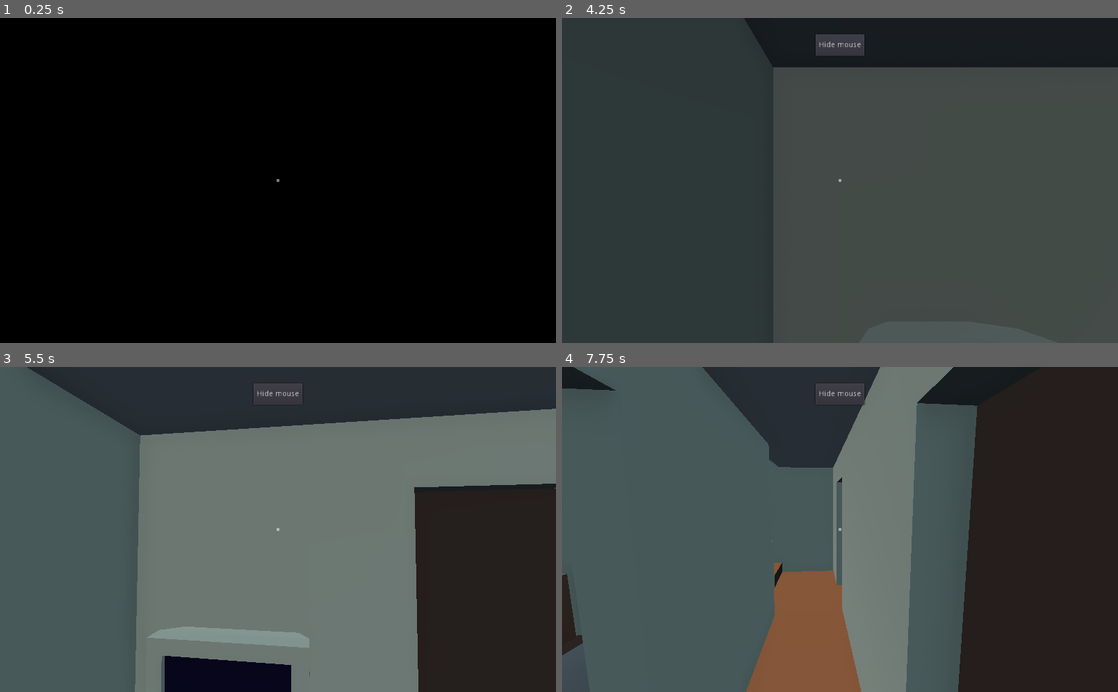
Above: before the commit, frames 1-4 (two rows, left to right).
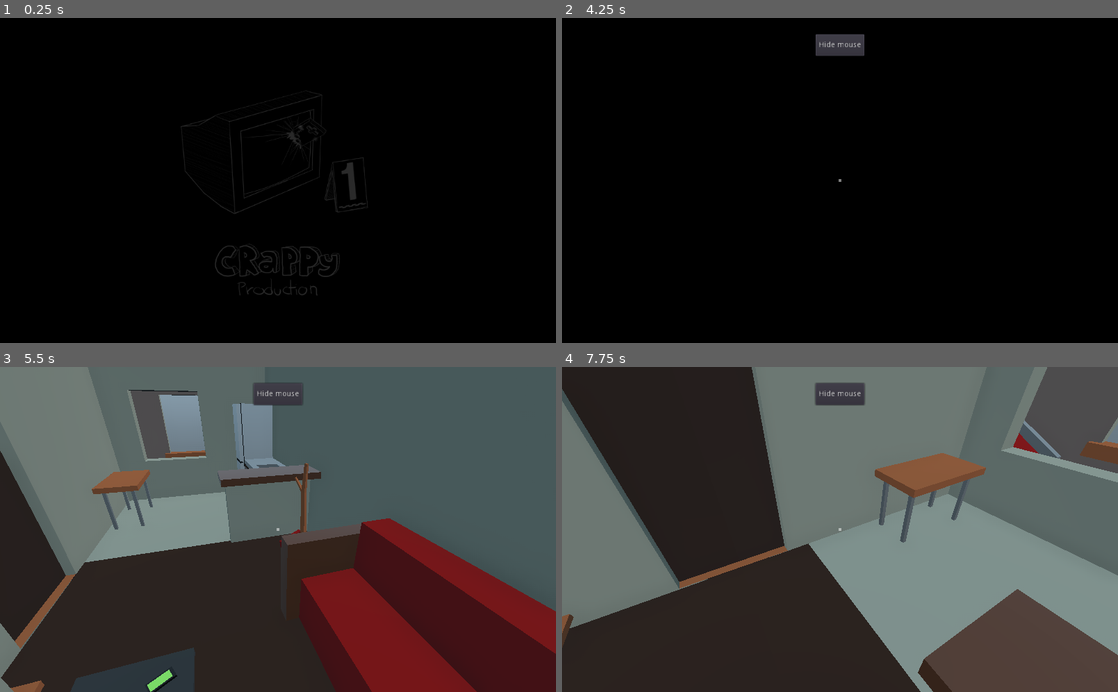
Above: after the commit, the same moments.

Repository: Eptwalabha/ld47
Game: Godot game, scene res://scenes/splash/SplashScreen.tscn
The game is run twice, just before and just after one commit, with the same random seed, the same clock (stepped at 60 frames per second) and the same inputs. Before the commit the project starts from res://scenes/Game.tscn. Sound files missing from this copy of the repository are replaced by a short silence.
Inputs (mouse positions are in pixels of both pictures, inside the frame that each line leads up to):
- Up to frame 1 (0.25 s): no input
- Up to frame 2 (4.25 s): tap Enter (ui_accept) at 0.5, 0.77, 0.8, 1.07, 1.25, 1.35, 1.52, 1.82, 2, 2.3, 2.75, 3.02, 3.32, 3.5, 3.6, 3.77, 4.07 s; move the mouse to (867, 180) at 0.52 s; hold W (move_forward) from 0.53 s (still down); tap E (context_action) at 0.6, 1.55, 2.1, 2.85 s; move the mouse to (812, 180) at 1.27 s; move the mouse to (851, 174) at 2.02 s; move the mouse to (834, 187) at 2.77 s; move the mouse to (878, 183) at 3.52 s; tap Escape (ui_cancel) at 4.15 s
- Up to frame 3 (5.5 s): move the mouse to (111, 480) at 4.27 s; release W (move_forward) at 4.28 s; hold Left (move_left) 4.28-5.03 s; tap E (context_action) at 4.35, 5.1 s; tap Enter (ui_accept) at 4.52, 4.82, 5.3 s; move the mouse to (305, 529) at 5.02 s; hold Down (move_backward) from 5.03 s (still down)
- Up to frame 4 (7.75 s): move the mouse to (756, 448) at 5.77 s; release Down (move_backward) at 5.78 s; hold Right (move_right) 5.78-6.53 s; tap Enter (ui_accept) at 5.85, 6.02, 6.32, 6.77, 6.8, 7.07, 7.52 s; tap E (context_action) at 6.05, 6.6, 7.35 s; move the mouse to (962, 513) at 6.52 s; hold W (move_forward) 6.53-7.28 s; move the mouse to (728, 545) at 7.27 s; hold Right (move_right) from 7.28 s (still down)

The runs differ from the first frame. In frame 1, 0.9% of the frame differs, in the area x 32-67%, y 22-86%; in frame 2, 99%, in the area x 0-100%, y 0-100%; in frame 3, 92%; in frame 4, 88%.

Commit message:
add controller support

Diff:
--- a/autoload.gd
+++ b/autoload.gd
@@ -1,3 +1,4 @@
 extends Node
 
 var first_time : bool = true
+var using_controller : bool = false
--- a/project.godot
+++ b/project.godot
@@ -189,7 +189,7 @@
 [application]
 
 config/name="ld47"
-run/main_scene="res://scenes/Game.tscn"
+run/main_scene="res://scenes/splash/SplashScreen.tscn"
 boot_splash/image="res://assets/splash-screen/godot-logo-white.png"
 boot_splash/fullsize=false
 boot_splash/bg_color=Color( 0, 0, 0, 1 )
@@ -262,6 +262,7 @@
 , Object(InputEventKey,"resource_local_to_scene":false,"resource_name":"","device":0,"alt":false,"shift":false,"control":false,"meta":false,"command":false,"pressed":false,"scancode":90,"unicode":0,"echo":false,"script":null)
 , Object(InputEventKey,"resource_local_to_scene":false,"resource_name":"","device":0,"alt":false,"shift":false,"control":false,"meta":false,"command":false,"pressed":false,"scancode":16777232,"unicode":0,"echo":false,"script":null)
 , Object(InputEventKey,"resource_local_to_scene":false,"resource_name":"","device":0,"alt":false,"shift":false,"control":false,"meta":false,"command":false,"pressed":false,"scancode":233,"unicode":0,"echo":false,"script":null)
+, Object(InputEventJoypadMotion,"resource_local_to_scene":false,"resource_name":"","device":0,"axis":1,"axis_value":-1.0,"script":null)
  ]
 }
 move_backward={
@@ -269,6 +270,7 @@
 "events": [ Object(InputEventKey,"resource_local_to_scene":false,"resource_name":"","device":0,"alt":false,"shift":false,"control":false,"meta":false,"command":false,"pressed":false,"scancode":16777234,"unicode":0,"echo":false,"script":null)
 , Object(InputEventKey,"resource_local_to_scene":false,"resource_name":"","device":0,"alt":false,"shift":false,"control":false,"meta":false,"command":false,"pressed":false,"scancode":83,"unicode":0,"echo":false,"script":null)
 , Object(InputEventKey,"resource_local_to_scene":false,"resource_name":"","device":0,"alt":false,"shift":false,"control":false,"meta":false,"command":false,"pressed":false,"scancode":85,"unicode":0,"echo":false,"script":null)
+, Object(InputEventJoypadMotion,"resource_local_to_scene":false,"resource_name":"","device":0,"axis":1,"axis_value":1.0,"script":null)
  ]
 }
 move_left={
@@ -276,6 +278,7 @@
 "events": [ Object(InputEventKey,"resource_local_to_scene":false,"resource_name":"","device":0,"alt":false,"shift":false,"control":false,"meta":false,"command":false,"pressed":false,"scancode":16777231,"unicode":0,"echo":false,"script":null)
 , Object(InputEventKey,"resource_local_to_scene":false,"resource_name":"","device":0,"alt":false,"shift":false,"control":false,"meta":false,"command":false,"pressed":false,"scancode":81,"unicode":0,"echo":false,"script":null)
 , Object(InputEventKey,"resource_local_to_scene":false,"resource_name":"","device":0,"alt":false,"shift":false,"control":false,"meta":false,"command":false,"pressed":false,"scancode":65,"unicode":0,"echo":false,"script":null)
+, Object(InputEventJoypadMotion,"resource_local_to_scene":false,"resource_name":"","device":0,"axis":0,"axis_value":-1.0,"script":null)
  ]
 }
 move_right={
@@ -283,6 +286,7 @@
 "events": [ Object(InputEventKey,"resource_local_to_scene":false,"resource_name":"","device":0,"alt":false,"shift":false,"control":false,"meta":false,"command":false,"pressed":false,"scancode":16777233,"unicode":0,"echo":false,"script":null)
 , Object(InputEventKey,"resource_local_to_scene":false,"resource_name":"","device":0,"alt":false,"shift":false,"control":false,"meta":false,"command":false,"pressed":false,"scancode":68,"unicode":0,"echo":false,"script":null)
 , Object(InputEventKey,"resource_local_to_scene":false,"resource_name":"","device":0,"alt":false,"shift":false,"control":false,"meta":false,"command":false,"pressed":false,"scancode":73,"unicode":0,"echo":false,"script":null)
+, Object(InputEventJoypadMotion,"resource_local_to_scene":false,"resource_name":"","device":0,"axis":0,"axis_value":1.0,"script":null)
  ]
 }
 context_action={
@@ -290,6 +294,27 @@
 "events": [ Object(InputEventKey,"resource_local_to_scene":false,"resource_name":"","device":0,"alt":false,"shift":false,"control":false,"meta":false,"command":false,"pressed":false,"scancode":69,"unicode":0,"echo":false,"script":null)
 , Object(InputEventKey,"resource_local_to_scene":false,"resource_name":"","device":0,"alt":false,"shift":false,"control":false,"meta":false,"command":false,"pressed":false,"scancode":16777221,"unicode":0,"echo":false,"script":null)
 , Object(InputEventKey,"resource_local_to_scene":false,"resource_name":"","device":0,"alt":false,"shift":false,"control":false,"meta":false,"command":false,"pressed":false,"scancode":80,"unicode":0,"echo":false,"script":null)
+, Object(InputEventJoypadButton,"resource_local_to_scene":false,"resource_name":"","device":0,"button_index":0,"pressure":0.0,"pressed":false,"script":null)
+ ]
+}
+look_up={
+"deadzone": 0.5,
+"events": [ Object(InputEventJoypadMotion,"resource_local_to_scene":false,"resource_name":"","device":0,"axis":3,"axis_value":-1.0,"script":null)
+ ]
+}
+look_down={
+"deadzone": 0.5,
+"events": [ Object(InputEventJoypadMotion,"resource_local_to_scene":false,"resource_name":"","device":0,"axis":3,"axis_value":1.0,"script":null)
+ ]
+}
+look_left={
+"deadzone": 0.5,
+"events": [ Object(InputEventJoypadMotion,"resource_local_to_scene":false,"resource_name":"","device":0,"axis":2,"axis_value":-1.0,"script":null)
+ ]
+}
+look_right={
+"deadzone": 0.5,
+"events": [ Object(InputEventJoypadMotion,"resource_local_to_scene":false,"resource_name":"","device":0,"axis":2,"axis_value":1.0,"script":null)
  ]
 }
 
--- a/scenes/Player.gd
+++ b/scenes/Player.gd
@@ -35,12 +35,24 @@
 
 func input(event: InputEvent) -> void:
 	if event is InputEventMouseMotion:
+		Data.using_controller = false
 		head.rotate_y(deg2rad(event.relative.x * mouse_sensitivity))
 
 		var change = event.relative.y * mouse_sensitivity
 		if change + camera_angle < 90 and change + camera_angle > -90:
 			camera.rotate_x(deg2rad(change))
 			camera_angle = camera_angle + change
+	if event is InputEventJoypadMotion or event is InputEventJoypadButton:
+		Data.using_controller = true
+
+func input_controller() -> void:
+	if Data.using_controller:
+		var y = (Input.get_action_strength("look_left") - Input.get_action_strength("look_right")) * acceleration
+		head.rotate_y(deg2rad(y))
+		var x = - (Input.get_action_strength("look_down") - Input.get_action_strength("look_up")) * acceleration
+		if x + camera_angle < 90 and x + camera_angle > -90:
+			camera.rotate_x(deg2rad(x))
+			camera_angle = camera_angle + x
 
 func physics_process(delta: float) -> void:
 	var direction := Vector3()
@@ -59,6 +71,8 @@
 	var dir = Vector2(direction.x, direction.z).normalized()
 	velocity.x = lerp(velocity.x, dir.x * speed, acceleration * delta)
 	velocity.z = lerp(velocity.z, dir.y * speed, acceleration * delta)
+
+	input_controller()
 
 	if not is_on_floor():
 		velocity.y += GRAVITY * delta
--- a/scenes/chapters/ChapterBar.gd
+++ b/scenes/chapters/ChapterBar.gd
@@ -253,6 +253,9 @@
 	func input(event: InputEvent) -> void:
 		player.input(event)
 
+	func physics_process(delta: float) -> void:
+		player.input_controller()
+
 	func process(_delta: float) -> void:
 		if player.ray.is_colliding():
 			var collider = player.ray.get_collider()
--- a/scenes/chapters/ChapterRoad.gd
+++ b/scenes/chapters/ChapterRoad.gd
@@ -71,6 +71,7 @@
 	velocity_x = lerp(velocity_x, x * speed, acceleration * delta) * .95 + .005
 	player.steer(velocity_x)
 	player.translate(Vector3(velocity_x, 0, 0))
+	player.input_controller()
 
 func input(event: InputEvent) -> void:
 	player.input(event)
--- a/scenes/props/road/CarInside.gd
+++ b/scenes/props/road/CarInside.gd
@@ -9,6 +9,7 @@
 export(bool) var friend_sleep := true
 export(float) var mouse_sensitivity := 0.3
 var camera_angle: float = 0
+var acceleration : float = 10.0
 
 func _ready() -> void:
 	mouse_sensitivity = mouse_sensitivity * -1
@@ -25,12 +26,24 @@
 
 func input(event: InputEvent) -> void:
 	if event is InputEventMouseMotion:
+		Data.using_controller = false
 		head.rotate_y(deg2rad(event.relative.x * mouse_sensitivity))
 
 		var change = event.relative.y * mouse_sensitivity
 		if change + camera_angle < 90 and change + camera_angle > -90:
 			camera.rotate_x(deg2rad(change))
 			camera_angle = camera_angle + change
+	if event is InputEventJoypadMotion or event is InputEventJoypadButton:
+		Data.using_controller = true
+
+func input_controller() -> void:
+	if Data.using_controller:
+		var y = (Input.get_action_strength("look_left") - Input.get_action_strength("look_right")) * acceleration
+		head.rotate_y(deg2rad(y))
+		var x = - (Input.get_action_strength("look_down") - Input.get_action_strength("look_up")) * acceleration
+		if x + camera_angle < 90 and x + camera_angle > -90:
+			camera.rotate_x(deg2rad(x))
+			camera_angle = camera_angle + x
 
 func steer(amount: float) -> void:
 	valve.rotate_object_local(Vector3.UP, 1.1 * amount)
--- a/scenes/splash/SplashScreen.gd
+++ b/scenes/splash/SplashScreen.gd
@@ -4,8 +4,11 @@
 	$AnimationPlayer.play("fade-in")
 
 func _input(event: InputEvent) -> void:
-	if Input.is_action_just_pressed("ui_accept") or Input.is_action_just_pressed("ui_cancel"):
-		pass
+	if Input.is_action_just_pressed("context_action") or Input.is_action_just_pressed("ui_cancel"):
+		load_game()
 
 func _on_AnimationPlayer_animation_finished(_anim_name: String) -> void:
+	load_game()
+
+func load_game() -> void:
 	get_tree().change_scene("res://scenes/Game.tscn")
--- a/scenes/ui/UIContext.tscn
+++ b/scenes/ui/UIContext.tscn
@@ -20,12 +20,13 @@
 margin_left = 20.0
 margin_top = 20.0
 margin_right = 1004.0
-margin_bottom = 84.0
+margin_bottom = 80.0
 
 [node name="Line" type="HBoxContainer" parent="Center"]
-margin_left = 450.0
-margin_right = 534.0
-margin_bottom = 64.0
+margin_left = 466.0
+margin_top = 14.0
+margin_right = 518.0
+margin_bottom = 46.0
 custom_constants/separation = 20
 
 [node name="ContextBtn" type="TextureRect" parent="Center/Line"]
